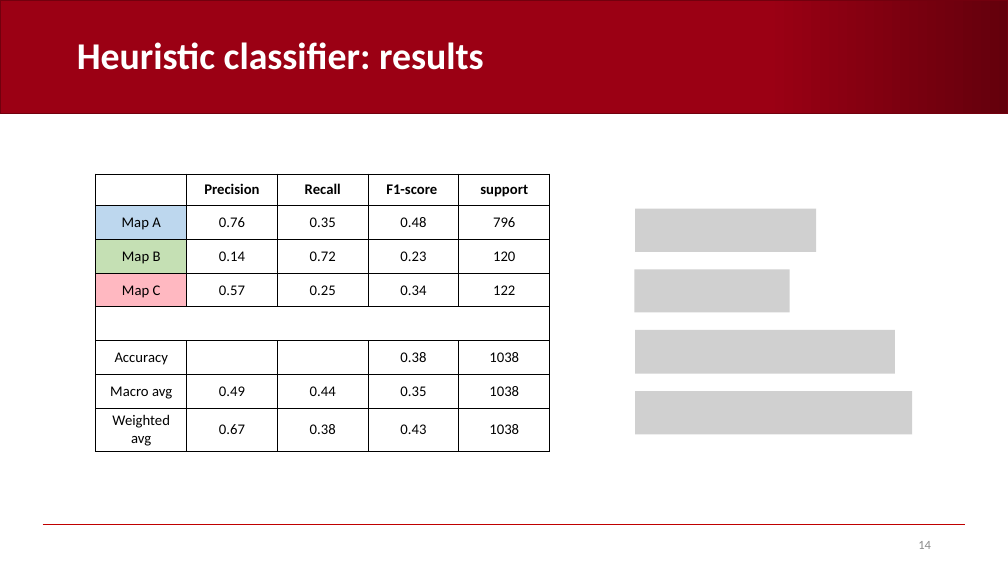
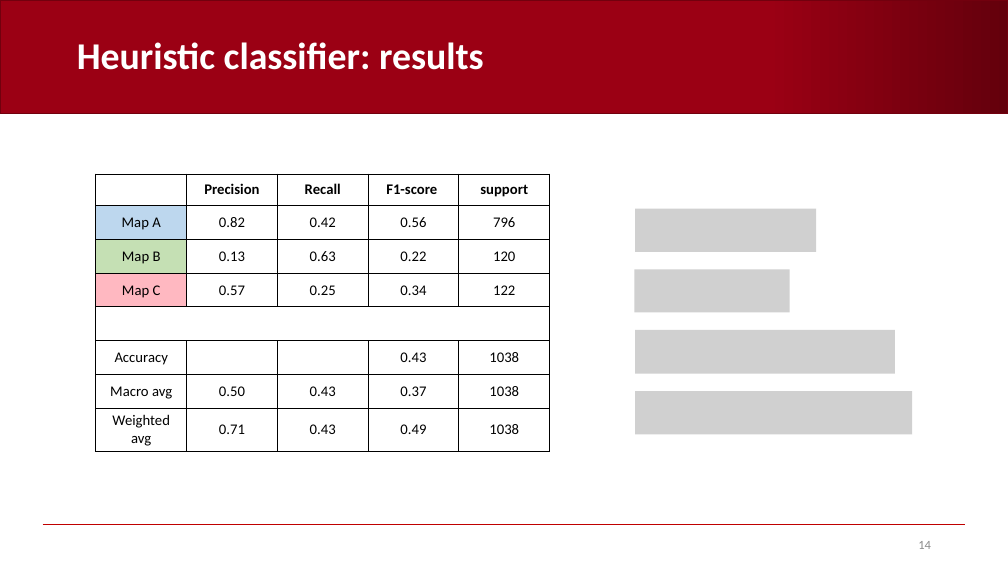
Before and after one commit to AndreaCorrado00/Tesi_magistrale_Corrado_Andrea, a slide deck: slide 14 of Documentation/5. Heuristic classifier.pptx. Drawn at 1008x567 pixels with LibreOffice and Linux fonts; fonts in the diff are those of the drawing; grey boxes stand for pictures; background and template pictures are left out. Boxes give left, top, right and bottom in pixels: in the first picture for what was removed or moved away, otherwise in the second. Text is boxed around its words. In the diff, an @@ line names an element or a change of style, - is before the commit and + after.

```diff
--- a/Documentation/5. Heuristic classifier.pptx
+++ b/Documentation/5. Heuristic classifier.pptx
@@ table at <box>96,174,550,451</box> @@
-row 2: Map A | 0.76 | 0.35 | 0.48 | 796
+row 2: Map A | 0.82 | 0.42 | 0.56 | 796
-row 3: Map B | 0.14 | 0.72 | 0.23 | 120
+row 3: Map B | 0.13 | 0.63 | 0.22 | 120
-row 6, column 4: 0.38
+row 6, column 4: 0.43
-row 7: Macro avg | 0.49 | 0.44 | 0.35 | 1038
+row 7: Macro avg | 0.50 | 0.43 | 0.37 | 1038
-row 8: Weighted avg | 0.67 | 0.38 | 0.43 | 1038
+row 8: Weighted avg | 0.71 | 0.43 | 0.49 | 1038
```
Also in this commit, not shown: 3 other slides changed, 5 other files.
